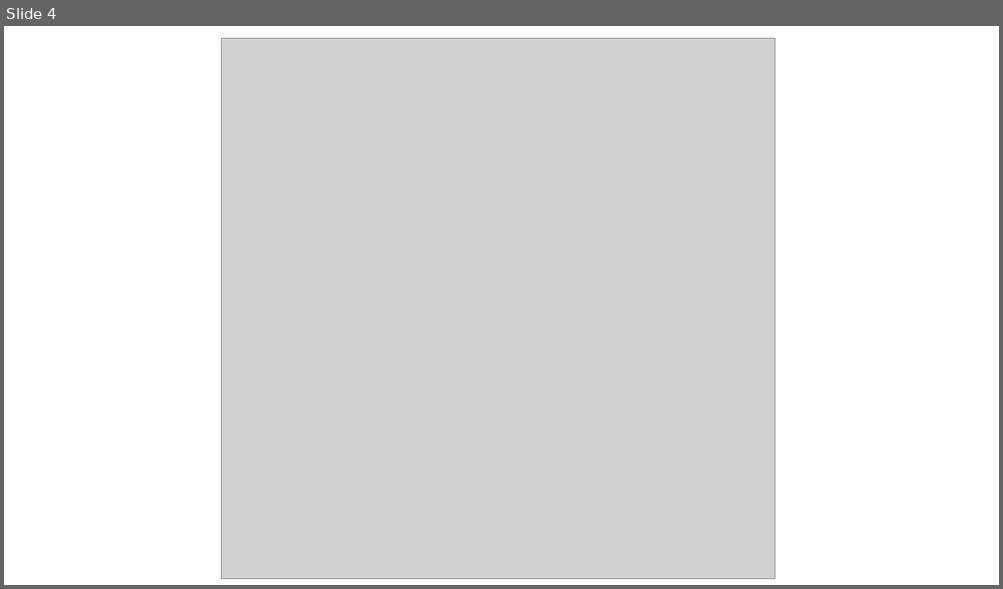
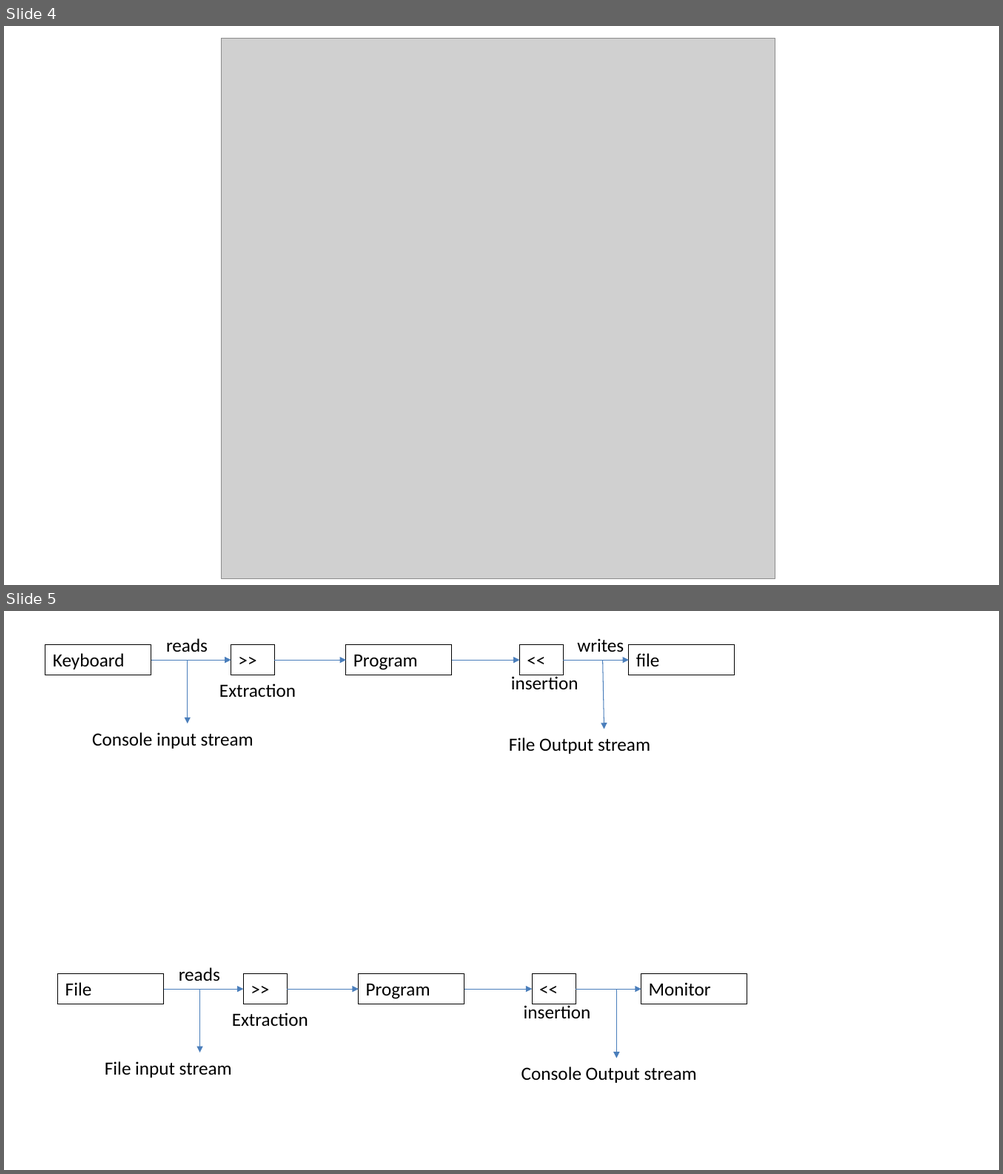
Before and after one commit to saifnalband/UTA028_saif, a slide deck: slides/PPT10.pptx. Shown one above the other, each under a label of ours: slide 4 before the commit, slides 4 and 5 after it. The pictures are 1003x589 and 1003x1174 pixels, drawn with LibreOffice and Linux fonts; fonts in the diff are those of the drawing; grey boxes stand for pictures. Boxes give left, top, right and bottom in pixels: in the first picture for what was removed or moved away, otherwise in the second. Text is boxed around its words. In the diff, an @@ line names an element or a change of style, - is before the commit and + after.

```diff
--- a/slides/PPT10.pptx
+++ b/slides/PPT10.pptx
@@ slide 5 added at bbox=[4, 611, 999, 1170], background #FFFFFF @@
@@ rectangle added at bbox=[45, 644, 152, 675], outline #000000 0.75 pt, 18 pt, text #000000 @@
+Keyboard
@@ text added at bbox=[166, 638, 208, 652], 18 pt, text #000000 @@
+reads
@@ rectangle added at bbox=[231, 644, 274, 675], outline #000000 0.75 pt, 18 pt, text #000000 @@
+>>
@@ rectangle added at bbox=[346, 644, 452, 675], outline #000000 0.75 pt, 18 pt, text #000000 @@
+Program
@@ rectangle added at bbox=[520, 644, 563, 675], outline #000000 0.75 pt, 18 pt, text #000000 @@
+<<
@@ text added at bbox=[577, 638, 623, 652], 18 pt, text #000000 @@
+writes
@@ rectangle added at bbox=[629, 644, 734, 675], outline #000000 0.75 pt, 18 pt, text #000000 @@
+file
@@ arrow added from (151, 661) to (231, 661), #4B7EBC 0.75 pt @@
@@ arrow added from (188, 661) to (188, 723), #4B7EBC 0.75 pt @@
@@ arrow added from (274, 661) to (346, 661), #4B7EBC 0.75 pt @@
@@ arrow added from (452, 661) to (520, 661), #4B7EBC 0.75 pt @@
@@ text added at bbox=[511, 675, 578, 690], 18 pt, text #000000 @@
+insertion
@@ arrow added from (563, 661) to (629, 661), #4B7EBC 0.75 pt @@
@@ arrow added from (603, 661) to (604, 729), #4B7EBC 0.75 pt @@
@@ text added at bbox=[219, 684, 296, 697], 18 pt, text #000000 @@
+Extraction
@@ text added at bbox=[92, 732, 253, 749], 18 pt, text #000000 @@
+Console input stream
@@ text added at bbox=[509, 738, 650, 754], 18 pt, text #000000 @@
+File Output stream
@@ rectangle added at bbox=[58, 974, 164, 1004], outline #000000 0.75 pt, 18 pt, text #000000 @@
+File
@@ text added at bbox=[179, 968, 220, 982], 18 pt, text #000000 @@
+reads
@@ rectangle added at bbox=[244, 974, 287, 1004], outline #000000 0.75 pt, 18 pt, text #000000 @@
+>>
@@ rectangle added at bbox=[358, 974, 464, 1004], outline #000000 0.75 pt, 18 pt, text #000000 @@
+Program
@@ rectangle added at bbox=[532, 974, 575, 1004], outline #000000 0.75 pt, 18 pt, text #000000 @@
+<<
@@ rectangle added at bbox=[641, 974, 747, 1004], outline #000000 0.75 pt, 18 pt, text #000000 @@
+Monitor
@@ arrow added from (164, 989) to (244, 989), #4B7EBC 0.75 pt @@
@@ arrow added from (199, 989) to (199, 1053), #4B7EBC 0.75 pt @@
@@ arrow added from (287, 989) to (358, 989), #4B7EBC 0.75 pt @@
@@ arrow added from (464, 989) to (532, 989), #4B7EBC 0.75 pt @@
@@ text added at bbox=[523, 1004, 591, 1019], 18 pt, text #000000 @@
+insertion
@@ arrow added from (575, 989) to (641, 989), #4B7EBC 0.75 pt @@
@@ arrow added from (617, 989) to (617, 1059), #4B7EBC 0.75 pt @@
@@ text added at bbox=[232, 1013, 308, 1026], 18 pt, text #000000 @@
+Extraction
@@ text added at bbox=[105, 1062, 232, 1078], 18 pt, text #000000 @@
+File input stream
@@ text added at bbox=[521, 1067, 697, 1083], 18 pt, text #000000 @@
+Console Output stream
```
Also in this commit, not shown: 15 other files.
